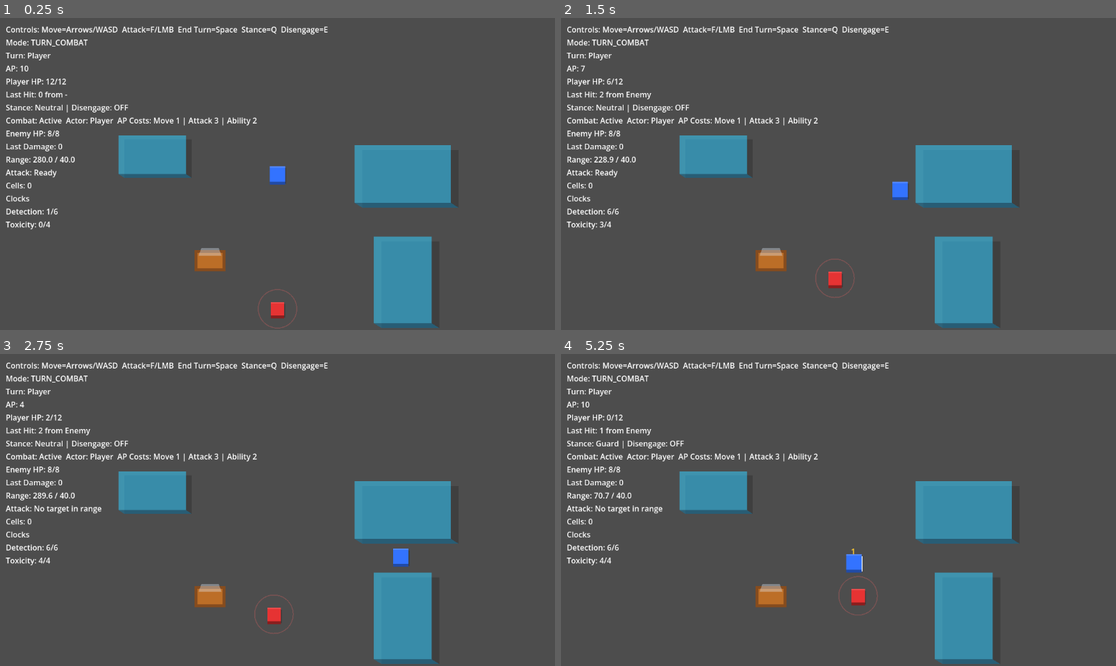
Above: before the commit, frames 1-4 (two rows, left to right).
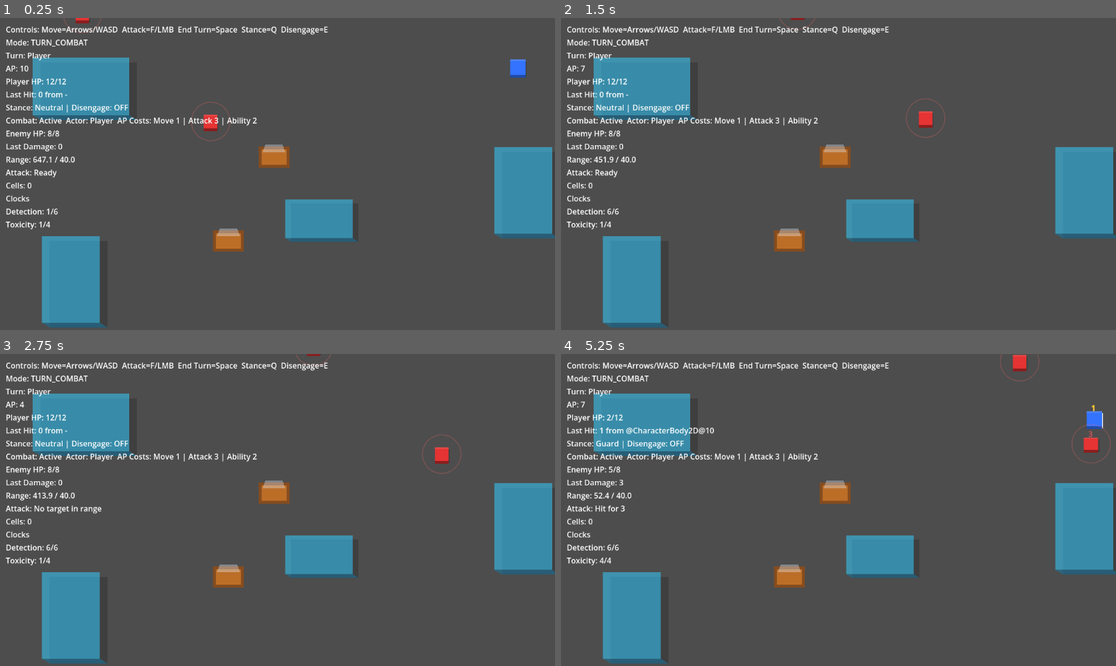
Above: after the commit, the same moments.

Repository: whelanworkmaster/cogs-and-catalysts
Game: Godot game, scene res://scenes/main.tscn
Same seed, same stepped clock (60 frames per second), same inputs: the game is played once before the commit and once after it.
Inputs (mouse positions are in pixels of both pictures, inside the frame that each line leads up to):
- Up to frame 1 (0.25 s): no input
- Up to frame 2 (1.5 s): tap Enter (ui_accept) at 0.5, 0.77 s; move the mouse to (960, 158) at 0.52 s; hold Right (ui_right) 0.53-1.28 s; tap F (attack) at 0.6 s; click (960, 158) at 0.67 s; tap R at 0.8, 1.35 s; move the mouse to (727, 189) at 1.27 s; hold Down (ui_down) from 1.28 s (still down)
- Up to frame 3 (2.75 s): tap Enter (ui_accept) at 1.52 s; tap F (attack) at 1.55, 2.1 s; move the mouse to (333, 441) at 2.02 s; release Down (ui_down) at 2.03 s; hold Right (ui_right) from 2.03 s (still down); tap R at 2.3 s
- Up to frame 4 (5.25 s): move the mouse to (810, 572) at 2.77 s; release Right (ui_right) at 2.78 s; hold Up (ui_up) 2.78-3.53 s; tap E (disengage) at 2.85 s; click (810, 572) at 2.92 s; tap Enter (ui_accept) at 3.02, 3.77, 4.52 s; tap F (attack) at 3.05, 4.55 s; move the mouse to (1005, 556) at 3.52 s; hold Left (ui_left) 3.53-5.03 s; tap Q (stance_cycle) at 3.6 s; tap R at 3.8, 4.35 s; move the mouse to (672, 463) at 4.27 s; move the mouse to (866, 510) at 5.02 s; hold Down (ui_down) from 5.03 s (still down); tap Space at 5.1 s; click (866, 510) at 5.17 s

The runs differ from the first frame. In frame 1, 21% of the frame differs, in the area x 5-100%, y 0-100%; in frame 2, 21%; in frame 3, 21%; in frame 4, 22%, in the area x 3-100%, y 0-100%.

Commit message:
Add player death/game over and procgen placement

Diff:
--- a/scenes/main.tscn
+++ b/scenes/main.tscn
@@ -6,6 +6,7 @@
 [ext_resource type="PackedScene" path="res://scenes/ui/combat_hud.tscn" id="3_2h1x5"]
 [ext_resource type="Script" path="res://scripts/world/main.gd" id="4_main"]
 [ext_resource type="Script" path="res://scripts/world/steam_vent.gd" id="5_steam_vent"]
+[ext_resource type="PackedScene" path="res://scenes/ui/game_over.tscn" id="6_game_over"]
 
 [sub_resource type="RectangleShape2D" id="RectangleShape2D_elev_zone"]
 size = Vector2(200, 120)
@@ -21,6 +22,7 @@
 
 [node name="Main" type="Node2D"]
 script = ExtResource("4_main")
+debug_procgen = true
 
 [node name="NavigationRegion2D" type="NavigationRegion2D" parent="."]
 
@@ -34,6 +36,8 @@
 position = Vector2(0, 280)
 
 [node name="CombatHUD" parent="." instance=ExtResource("3_2h1x5")]
+
+[node name="GameOver" parent="." instance=ExtResource("6_game_over")]
 
 [node name="ElevationZone" type="Area2D" parent="."]
 position = Vector2(260, 0)
@@ -118,6 +122,7 @@
 script = ExtResource("5_steam_vent")
 damage_amount = 0
 toxicity_ticks = 1
+groups = ["steam_vent"]
 
 [node name="VentRim" type="Polygon2D" parent="SteamVent"]
 color = Color(0.55, 0.3, 0.1, 0.9)
--- /dev/null
+++ b/scenes/ui/game_over.tscn
@@ -0,0 +1,43 @@
+[gd_scene format=3]
+
+[ext_resource type="Script" path="res://scripts/ui/game_over.gd" id="1_game_over"]
+
+[node name="GameOver" type="CanvasLayer"]
+script = ExtResource("1_game_over")
+
+[node name="ColorRect" type="ColorRect" parent="."]
+anchor_left = 0.0
+anchor_top = 0.0
+anchor_right = 1.0
+anchor_bottom = 1.0
+offset_left = 0.0
+offset_top = 0.0
+offset_right = 0.0
+offset_bottom = 0.0
+color = Color(0.02, 0.02, 0.03, 0.86)
+
+[node name="TitleLabel" type="Label" parent="ColorRect"]
+anchor_left = 0.5
+anchor_top = 0.45
+anchor_right = 0.5
+anchor_bottom = 0.45
+offset_left = -140.0
+offset_top = -24.0
+offset_right = 140.0
+offset_bottom = 24.0
+horizontal_alignment = 1
+vertical_alignment = 1
+text = "GAME OVER"
+
+[node name="SubtitleLabel" type="Label" parent="ColorRect"]
+anchor_left = 0.5
+anchor_top = 0.55
+anchor_right = 0.5
+anchor_bottom = 0.55
+offset_left = -180.0
+offset_top = -16.0
+offset_right = 180.0
+offset_bottom = 16.0
+horizontal_alignment = 1
+vertical_alignment = 1
+text = "Press R to Retry"
--- a/scripts/player.gd
+++ b/scripts/player.gd
@@ -28,6 +28,8 @@
 var last_damage_source: String = "-"
 var mutagenic_cells: int = 0
 var _hit_tween: Tween
+var _death_tween: Tween
+var _is_dead: bool = false
 
 enum Stance { NEUTRAL, GUARD, AGGRESS, EVADE }
 @export var stance_ap_cost: int = 1
@@ -68,6 +70,10 @@
 	create_player_sprite()
 
 func _physics_process(delta):
+	if _is_dead:
+		velocity = Vector2.ZERO
+		move_and_slide()
+		return
 	handle_stance_input()
 	handle_turn_input()
 	if combat_move_cooldown_timer > 0.0:
@@ -133,6 +139,8 @@
 	move_and_slide()
 
 func handle_attack_input() -> void:
+	if _is_dead:
+		return
 	if not CombatManager:
 		last_attack_result = "No CombatManager"
 		return
@@ -246,6 +254,8 @@
 func take_damage(amount: int, source: Node = null) -> void:
 	if amount <= 0:
 		return
+	if _is_dead:
+		return
 	var reduced_amount: int = int(max(amount - _get_damage_reduction(), 0))
 	current_hp = max(current_hp - reduced_amount, 0)
 	last_damage_taken = reduced_amount
@@ -256,7 +266,17 @@
 	if CombatManager:
 		CombatManager.tick_toxicity(1)
 	if current_hp <= 0:
-		print("%s is down." % name)
+		_die()
+
+func _die() -> void:
+	if _is_dead:
+		return
+	_is_dead = true
+	print("%s is down." % name)
+	if CombatManager:
+		CombatManager.end_combat()
+	_play_death_effect()
+	_show_game_over()
 
 func _tick_detection() -> void:
 	if CombatManager:
@@ -462,6 +482,26 @@
 			_hit_tween.parallel().tween_property(rect, "color", Color(1.0, 1.0, 1.0), 0.05)
 			_hit_tween.tween_property(rect, "color", base_color, 0.08)
 
+func _play_death_effect() -> void:
+	if not has_node("Sprite2D"):
+		return
+	var sprite := $Sprite2D
+	if _death_tween and _death_tween.is_running():
+		_death_tween.kill()
+	_death_tween = create_tween()
+	_death_tween.tween_property(sprite, "scale", Vector2(1.15, 0.9), 0.08)
+	_death_tween.parallel().tween_property(sprite, "modulate", Color(1.0, 0.2, 0.2, 1.0), 0.08)
+	_death_tween.tween_property(sprite, "scale", Vector2(0.1, 0.1), 0.2)
+	_death_tween.parallel().tween_property(sprite, "modulate:a", 0.0, 0.2)
+
+func _show_game_over() -> void:
+	var scene := get_tree().current_scene if get_tree() else null
+	if not scene:
+		return
+	var overlay := scene.get_node_or_null("GameOver")
+	if overlay and overlay.has_method("show_game_over"):
+		overlay.show_game_over()
+
 func _spawn_damage_popup(amount: int, color: Color) -> void:
 	var scene := get_tree().current_scene if get_tree() else null
 	if not scene:
--- /dev/null
+++ b/scripts/ui/game_over.gd
@@ -0,0 +1,23 @@
+extends CanvasLayer
+
+class_name GameOverUI
+
+@onready var title_label: Label = $ColorRect/TitleLabel
+@onready var subtitle_label: Label = $ColorRect/SubtitleLabel
+
+func _ready() -> void:
+	visible = false
+
+func show_game_over() -> void:
+	visible = true
+	if title_label:
+		title_label.text = "GAME OVER"
+	if subtitle_label:
+		subtitle_label.text = "Press R to Retry"
+
+func _unhandled_input(event: InputEvent) -> void:
+	if not visible:
+		return
+	if event is InputEventKey and event.pressed and not event.echo:
+		if event.keycode == KEY_R:
+			get_tree().reload_current_scene()
--- a/scripts/world/main.gd
+++ b/scripts/world/main.gd
@@ -1,17 +1,46 @@
 extends Node2D
 
 @export var auto_start_combat: bool = true
+@export var use_procgen: bool = true
+@export var enemy_count: int = 2
+@export var building_count_min: int = 4
+@export var building_count_max: int = 6
+@export var allow_building_spawn: bool = true
+@export var vent_count_min: int = 2
+@export var vent_count_max: int = 3
+@export var allow_vent_spawn: bool = true
+@export var min_vent_obstacle_spacing: float = 40.0
+@export var min_vent_enemy_spacing: float = 80.0
+@export var min_vent_player_spacing: float = 80.0
+@export var min_vent_spacing: float = 80.0
+@export var debug_procgen: bool = false
+@export var min_enemy_spacing: float = 120.0
+@export var min_player_enemy_spacing: float = 180.0
+@export var min_player_obstacle_spacing: float = 80.0
+@export var obstacle_spacing: float = 120.0
+@export var procgen_seed: int = 0
+@export var procgen_margin: Vector2 = Vector2(80, 80)
 @export var nav_bounds_size: Vector2 = Vector2(1200, 840)
 @export var grid_cell_size: Vector2 = Vector2(32, 32)
 @onready var nav_region: NavigationRegion2D = $NavigationRegion2D
 var _astar := AStarGrid2D.new()
 var _grid_origin: Vector2 = Vector2.ZERO
+var _rng := RandomNumberGenerator.new()
+
+const ENEMY_SCENE := preload("res://scenes/enemy.tscn")
+const STEAM_VENT_SCRIPT := preload("res://scripts/world/steam_vent.gd")
+const INVALID_POS := Vector2.INF
 
 func _ready() -> void:
+	call_deferred("_post_scene_setup")
+
+func _post_scene_setup() -> void:
+	if use_procgen:
+		_setup_procgen()
 	_build_navigation()
-	call_deferred("_build_astar_grid")
+	_build_astar_grid()
 	if auto_start_combat:
-		call_deferred("_start_combat")
+		_start_combat()
 
 func _start_combat() -> void:
 	if not CombatManager or CombatManager.active_combat:
@@ -40,7 +69,7 @@
 	])
 	nav_poly.add_outline(outer)
 	var outer_area := _polygon_signed_area(outer)
-	var obstacles := get_tree().get_nodes_in_group("nav_obstacle")
+	var obstacles: Array[Node] = _get_nav_obstacles()
 	for obstacle in obstacles:
 		var zone := obstacle as Node2D
 		if not zone:
@@ -61,12 +90,16 @@
 	_astar.cell_size = grid_cell_size
 	_astar.diagonal_mode = AStarGrid2D.DIAGONAL_MODE_ONLY_IF_NO_OBSTACLES
 	_astar.update()
-	var obstacles := get_tree().get_nodes_in_group("nav_obstacle")
+	var obstacles: Array[Node] = _get_nav_obstacles()
 	if obstacles.is_empty():
 		var root := get_tree().current_scene
 		if root:
-			obstacles = root.find_children("", "Area2D", true, false)
-			obstacles = obstacles.filter(func(node): return node.has_node("ElevationBlocker"))
+			var found := root.find_children("", "Area2D", true, false)
+			var filtered: Array[Node] = []
+			for node in found:
+				if node is Node and node.has_node("ElevationBlocker"):
+					filtered.append(node)
+			obstacles = filtered
 	for obstacle in obstacles:
 		var zone := obstacle as Node2D
 		if not zone:
@@ -179,3 +212,293 @@
 		var b := points[(i + 1) % count]
 		area += (a.x * b.y) - (b.x * a.y)
 	return area * 0.5
+
+func _setup_procgen() -> void:
+	_seed_rng()
+	if debug_procgen:
+		print("Procgen: seed=", procgen_seed, " margin=", procgen_margin, " buildings=", building_count_min, "-", building_count_max, " vents=", vent_count_min, "-", vent_count_max, " enemies=", enemy_count)
+	_randomize_obstacles()
+	_spawn_enemies()
+	_position_player()
+	_randomize_steam_vents()
+
+func _seed_rng() -> void:
+	if procgen_seed != 0:
+		_rng.seed = procgen_seed
+	else:
+		_rng.randomize()
+
+func _randomize_obstacles() -> void:
+	var obstacles: Array[Node] = _get_nav_obstacles()
+	if obstacles.is_empty():
+		if debug_procgen:
+			print("Procgen: no nav_obstacle nodes found.")
+		return
+	if debug_procgen:
+		for obstacle in obstacles:
+			var zone := obstacle as Node2D
+			if zone:
+				print("Procgen: obstacle before ", zone.name, " pos=", zone.global_position)
+	if allow_building_spawn:
+		var min_count: int = max(building_count_min, 0)
+		var max_count: int = max(building_count_max, 0)
+		if max_count < min_count:
+			var temp := max_count
+			max_count = min_count
+			min_count = temp
+		var desired: int = _rng.randi_range(min_count, max_count)
+		if desired < obstacles.size():
+			for i in range(desired, obstacles.size()):
+				var extra: Node = obstacles[i]
+				extra.queue_free()
+		elif desired > obstacles.size():
+			var to_add: int = desired - obstacles.size()
+			for i in range(to_add):
+				var template: Node = obstacles[_rng.randi_range(0, obstacles.size() - 1)]
+				var clone_any := template.duplicate()
+				if not (clone_any is Node):
+					continue
+				var clone: Node = clone_any
+				clone.name = "%s_%s" % [template.name, i + 1]
+				add_child(clone)
+		obstacles = _get_nav_obstacles()
+	var placed_rects: Array[Rect2] = []
+	for obstacle in obstacles:
+		var zone := obstacle as Node2D
+		if not zone:
+			continue
+		var rect := _get_obstacle_rect(zone)
+		if rect.size == Vector2.ZERO:
+			if debug_procgen:
+				print("Procgen: obstacle ", zone.name, " has no rect; skipping.")
+			continue
+		var placed: Vector2 = _try_place_rect(rect.size, placed_rects)
+		if _is_valid_position(placed):
+			if debug_procgen:
+				print("Procgen: obstacle moved ", zone.name, " size=", rect.size, " to=", placed)
+			zone.global_position = placed
+			var new_rect := Rect2(placed - rect.size * 0.5, rect.size)
+			placed_rects.append(new_rect)
+		elif debug_procgen:
+			print("Procgen: failed to place obstacle ", zone.name, " size=", rect.size)
+
+func _randomize_steam_vents() -> void:
+	var vents: Array[Node] = _get_steam_vents()
+	if vents.is_empty():
+		if debug_procgen:
+			print("Procgen: no steam_vent nodes found.")
+		return
+	if debug_procgen:
+		for vent in vents:
+			var node := vent as Node2D
+			if node:
+				print("Procgen: vent before ", node.name, " pos=", node.global_position)
+	if allow_vent_spawn:
+		var min_count: int = max(vent_count_min, 0)
+		var max_count: int = max(vent_count_max, 0)
+		if max_count < min_count:
+			var temp := max_count
+			max_count = min_count
+			min_count = temp
+		var desired: int = _rng.randi_range(min_count, max_count)
+		if debug_procgen:
+			print("Procgen: vents desired=", desired, " existing=", vents.size())
+		if desired < vents.size():
+			for i in range(desired, vents.size()):
+				var extra: Node = vents[i]
+				extra.queue_free()
+		elif desired > vents.size():
+			var to_add: int = desired - vents.size()
+			for i in range(to_add):
+				var template: Node = vents[_rng.randi_range(0, vents.size() - 1)]
+				var clone_any := template.duplicate()
+				if not (clone_any is Node):
+					continue
+				var clone: Node = clone_any
+				clone.name = "%s_%s" % [template.name, i + 1]
+				add_child(clone)
+		vents = _get_steam_vents()
+	var avoid_points: Array[Vector2] = []
+	var player_pos: Vector2 = INVALID_POS
+	var player := get_tree().get_first_node_in_group("player")
+	if player is Node2D:
+		player_pos = (player as Node2D).global_position
+	var enemies := get_tree().get_nodes_in_group("enemy")
+	for enemy in enemies:
+		if enemy is Node2D:
+			avoid_points.append((enemy as Node2D).global_position)
+	var placed_vents: Array[Vector2] = []
+	for vent in vents:
+		var node := vent as Node2D
+		if not node:
+			continue
+		var pos: Vector2 = _pick_vent_position(avoid_points, placed_vents, player_pos)
+		if _is_valid_position(pos):
+			if debug_procgen:
+				print("Procgen: vent moved ", node.name, " to=", pos)
+			node.global_position = pos
+			placed_vents.append(pos)
+		elif debug_procgen:
+			print("Procgen: failed to place vent ", node.name)
+
+func _spawn_enemies() -> void:
+	var existing := get_tree().get_nodes_in_group("enemy")
+	for i in range(existing.size(), enemy_count):
+		var enemy := ENEMY_SCENE.instantiate()
+		add_child(enemy)
+	for i in range(enemy_count, existing.size()):
+		var extra := existing[i]
+		if extra:
+			extra.queue_free()
+	var enemies := get_tree().get_nodes_in_group("enemy")
+	var placed: Array[Vector2] = []
+	for enemy in enemies:
+		var node := enemy as Node2D
+		if not node:
+			continue
+		var pos: Vector2 = _pick_position(placed, min_enemy_spacing)
+		if _is_valid_position(pos):
+			node.global_position = pos
+			placed.append(pos)
+
+func _position_player() -> void:
+	var player := get_tree().get_first_node_in_group("player")
+	if not player:
+		return
+	var avoid: Array[Vector2] = []
+	var enemies := get_tree().get_nodes_in_group("enemy")
+	for enemy in enemies:
+		if enemy is Node2D:
+			avoid.append((enemy as Node2D).global_position)
+	var pos: Vector2 = _pick_position(avoid, min_player_enemy_spacing, min_player_obstacle_spacing)
+	if _is_valid_position(pos):
+		player.global_position = pos
+
+func _try_place_rect(size: Vector2, placed_rects: Array[Rect2]) -> Vector2:
+	var attempts := 30
+	for _i in range(attempts):
+		var pos: Vector2 = _random_position_in_bounds()
+		var rect := Rect2(pos - size * 0.5, size)
+		if _rects_overlap(rect, placed_rects, obstacle_spacing):
+			continue
+		return pos
+	return INVALID_POS
+
+func _rects_overlap(rect: Rect2, placed_rects: Array[Rect2], padding: float) -> bool:
+	for existing in placed_rects:
+		var expanded: Rect2 = existing.grow(padding)
+		if expanded.intersects(rect):
+			return true
+	return false
+
+func _pick_position(avoid_points: Array[Vector2] = [], min_spacing: float = 0.0, min_obstacle_spacing: float = 0.0) -> Vector2:
+	var attempts := 40
+	for _i in range(attempts):
+		var pos: Vector2 = _random_position_in_bounds()
+		if _is_point_inside_obstacle(pos):
+			continue
+		if min_obstacle_spacing > 0.0 and _is_near_obstacle(pos, min_obstacle_spacing):
+			continue
+		if min_spacing > 0.0 and _is_near_points(pos, avoid_points, min_spacing):
+			continue
+		return pos
+	return INVALID_POS
+
+func _random_position_in_bounds() -> Vector2:
+	var half := nav_bounds_size * 0.5
+	var min_x := -half.x + procgen_margin.x
+	var max_x := half.x - procgen_margin.x
+	var min_y := -half.y + procgen_margin.y
+	var max_y := half.y - procgen_margin.y
+	return Vector2(_rng.randf_range(min_x, max_x), _rng.randf_range(min_y, max_y))
+
+func _is_near_points(pos: Vector2, points: Array[Vector2], min_spacing: float) -> bool:
+	for point in points:
+		if pos.distance_to(point) < min_spacing:
+			return true
+	return false
+
+func _is_valid_position(pos: Vector2) -> bool:
+	return pos != INVALID_POS
+
+func _pick_vent_position(avoid_points: Array[Vector2], placed_vents: Array[Vector2], player_pos: Vector2) -> Vector2:
+	var attempts := 40
+	for _i in range(attempts):
+		var pos: Vector2 = _random_position_in_bounds()
+		if _is_point_inside_obstacle(pos):
+			continue
+		if min_vent_obstacle_spacing > 0.0 and _is_near_obstacle(pos, min_vent_obstacle_spacing):
+			continue
+		if min_vent_enemy_spacing > 0.0 and _is_near_points(pos, avoid_points, min_vent_enemy_spacing):
+			continue
+		if min_vent_spacing > 0.0 and _is_near_points(pos, placed_vents, min_vent_spacing):
+			continue
+		if _is_valid_position(player_pos) and pos.distance_to(player_pos) < min_vent_player_spacing:
+			continue
+		return pos
+	return INVALID_POS
+
+func _is_point_inside_obstacle(pos: Vector2) -> bool:
+	var obstacles: Array[Node] = _get_nav_obstacles()
+	for obstacle in obstacles:
+		var zone := obstacle as Node2D
+		if not zone:
+			continue
+		var rect := _get_obstacle_rect(zone)
+		if rect.size != Vector2.ZERO and rect.has_point(pos):
+			return true
+	return false
+
+func _is_near_obstacle(pos: Vector2, min_spacing: float) -> bool:
+	var obstacles: Array[Node] = _get_nav_obstacles()
+	for obstacle in obstacles:
+		var zone := obstacle as Node2D
+		if not zone:
+			continue
+		var rect := _get_obstacle_rect(zone)
+		if rect.size == Vector2.ZERO:
+			continue
+		if rect.grow(min_spacing).has_point(pos):
+			return true
+	return false
+
+func _get_obstacle_rect(zone: Node2D) -> Rect2:
+	var shape_node := zone.get_node_or_null("ElevationBlocker/CollisionShape2D")
+	if shape_node and shape_node is CollisionShape2D:
+		var rect_shape := shape_node.shape as RectangleShape2D
+		if rect_shape:
+			var world_center: Vector2 = shape_node.global_transform.origin
+			var scale: Vector2 = shape_node.global_transform.get_scale().abs()
+			var size: Vector2 = rect_shape.size * scale
+			return Rect2(world_center - size * 0.5, size)
+	return Rect2()
+
+func _get_nav_obstacles() -> Array[Node]:
+	var raw := get_tree().get_nodes_in_group("nav_obstacle")
+	var typed: Array[Node] = []
+	for node in raw:
+		if node is Node:
+			typed.append(node)
+	if typed.is_empty():
+		var root := get_tree().current_scene
+		if root:
+			var found := root.find_children("", "Area2D", true, false)
+			for node in found:
+				if node is Node and node.has_node("ElevationBlocker"):
+					typed.append(node)
+	return typed
+
+func _get_steam_vents() -> Array[Node]:
+	var raw := get_tree().get_nodes_in_group("steam_vent")
+	var typed: Array[Node] = []
+	for node in raw:
+		if node is Node:
+			typed.append(node)
+	if typed.is_empty():
+		var root := get_tree().current_scene
+		if root:
+			var found := root.find_children("", "Area2D", true, false)
+			for node in found:
+				if node is Node and node.get_script() == STEAM_VENT_SCRIPT:
+					typed.append(node)
+	return typed
Not shown: 1 places in scenes/main.tscn that only renumber resources
Not shown, added: scripts/ui/game_over.gd.uid
